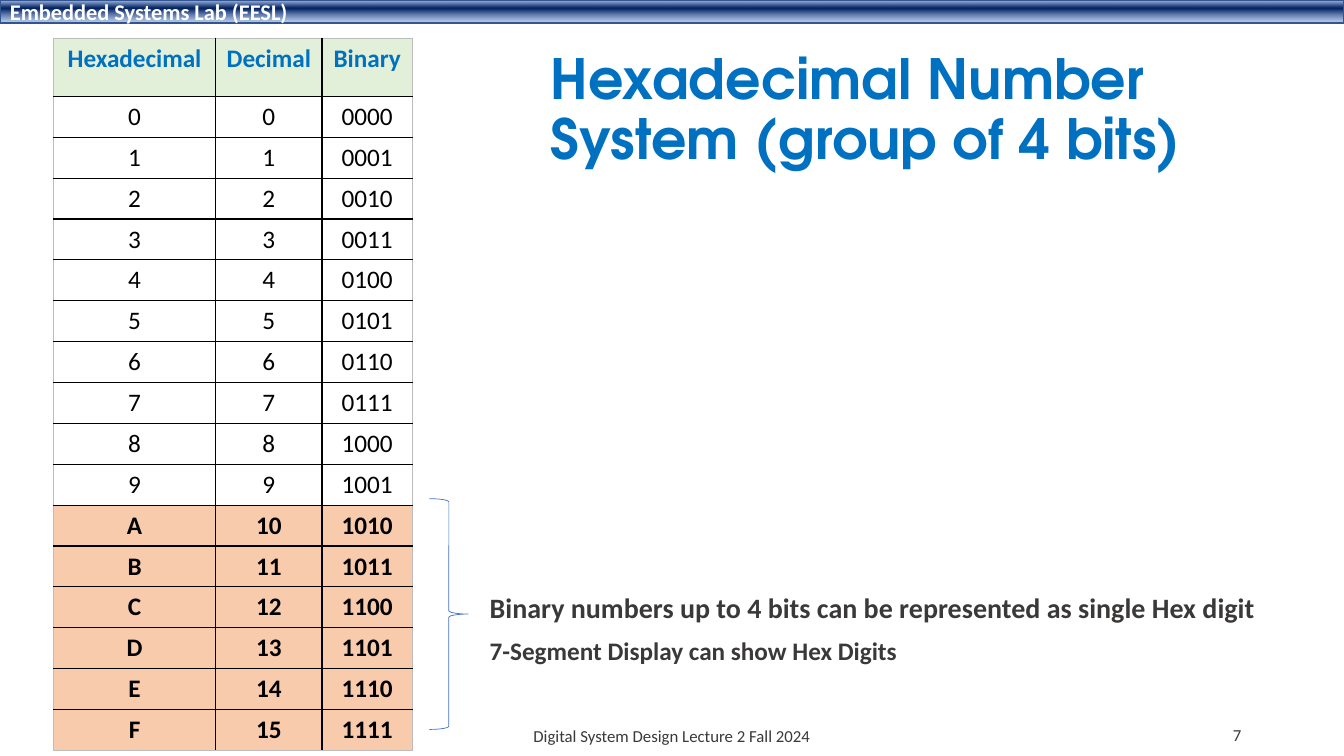
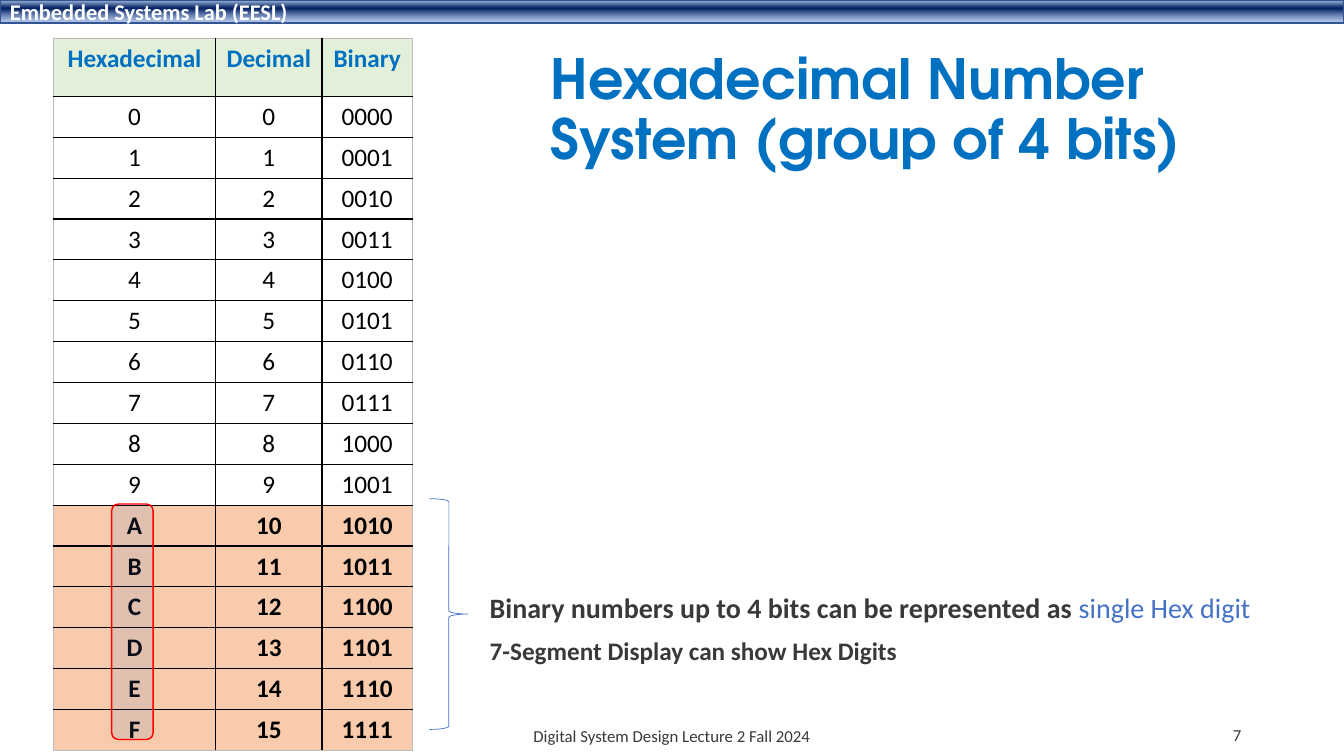
Before and after one commit to shahidmasud/ShahidMasud.github.io, a slide deck: slide 7 of DSD_Lec2_Fall2024.ppsx. Drawn at 1344x756 pixels with LibreOffice and Linux fonts; fonts in the diff are those of the drawing; background and template pictures are left out. Boxes give left, top, right and bottom in pixels: in the first picture for what was removed or moved away, otherwise in the second. Text is boxed around its words. In the diff, an @@ line names an element or a change of style, - is before the commit and + after.

```diff
--- a/DSD_Lec2_Fall2024.ppsx
+++ b/DSD_Lec2_Fall2024.ppsx
@@ rounded rectangle added at <box>112,504,153,740</box>, fill #4472C4 at 12% opacity, outline #FF0000 1 pt @@
@@ text "Binary numbers up to 4 ..." at <box>490,598,1250,623</box>: text colour #3B3838 to #4472C4, bold off in "single Hex digit" @@
```
Also in this commit, not shown: 5 other slides changed, 1 other file.
